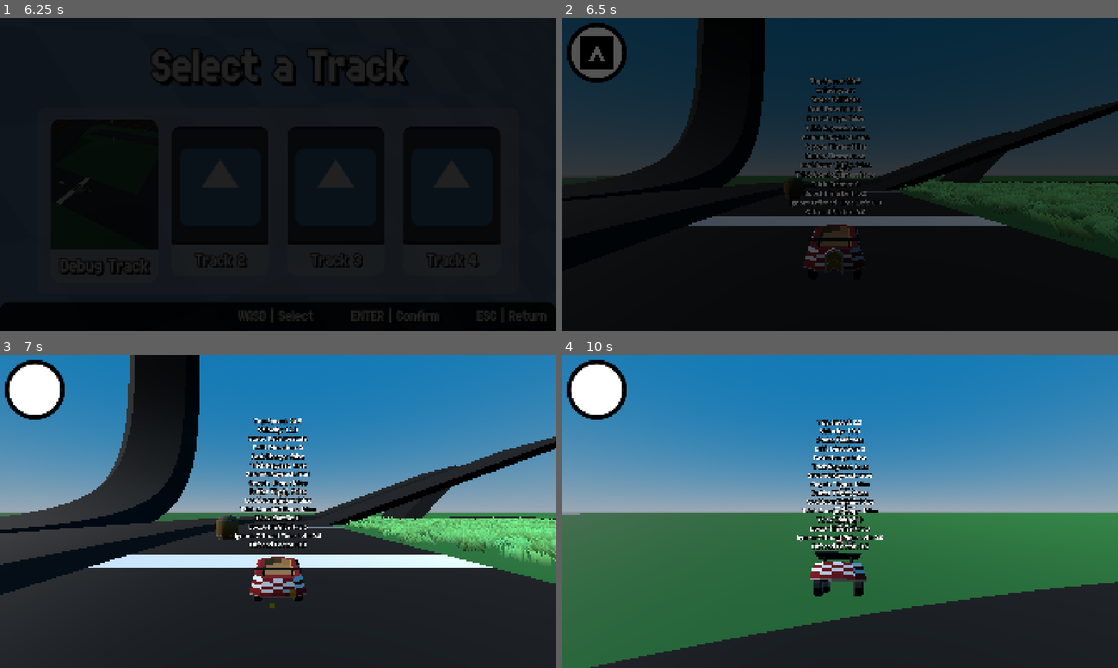
Above: before the commit, frames 1-4 (two rows, left to right).
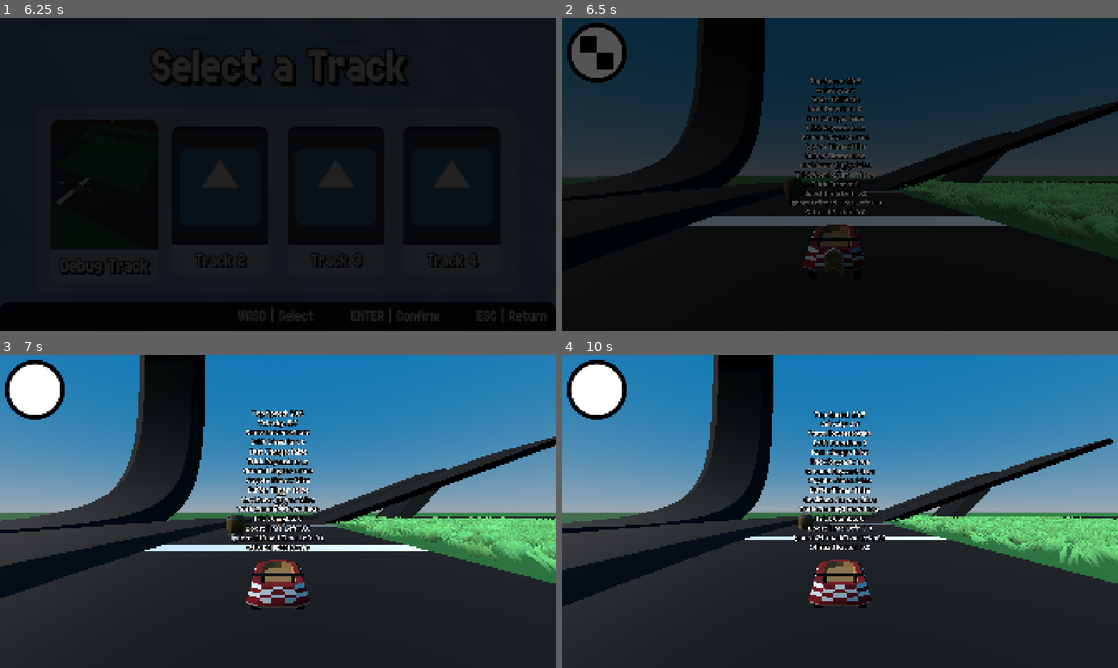
Above: after the commit, the same moments.

Repository: CISC-486-Game-Development-Project/cisc-486-game-development-project
Game: Godot game, scene res://Scenes/Menus/TitleScreen/title_screen.tscn
Two runs of this game, one before a commit and one after it. Both use one fixed random seed, a clock stepped at 60 frames per second and the inputs below. The engine's default icon, where the game draws it, is replaced by a stand-in: a white triangle on a blue panel in a dark square. Sound files missing from this copy of the repository are replaced by a short silence.
Inputs (mouse positions are in pixels of both pictures, inside the frame that each line leads up to):
- Up to frame 1 (6.25 s): tap Enter (ui_accept) at 0.5, 0.77, 4.52 s; move the mouse to (400, 158) at 0.52 s; hold D (Right) 0.53-1.25 s; tap E (Item) at 0.6, 3.05, 4.55 s; click (400, 158) at 0.67 s; drag from (166, 190) to (250, 237) at 1.27 s; click "Singleplayer" at 2 s; move the mouse to (333, 105) at 2.77 s; hold D (Right) 2.78-3.5 s; tap Left (CameraLeft) at 2.85 s; drag from (250, 237) to (111, 127) at 3.52 s; move the mouse to (444, 221) at 4.27 s; hold A (Left) 4.28-5 s; tap Up (CameraUp) at 4.35 s; drag from (111, 127) to (194, 96) at 5.02 s; click (105, 199) at 5.75 s
- Up to frame 2 (6.5 s): no input
- Up to frame 3 (7 s): move the mouse to (305, 511) at 6.52 s; hold S (Backward) from 6.53 s (still down); tap E (Item) at 6.6 s; click (305, 511) at 6.67 s
- Up to frame 4 (10 s): release S (Backward) at 7.25 s; drag from (756, 433) to (728, 527) at 7.27 s; move the mouse to (962, 495) at 8.02 s; hold W (Forward) 8.03-8.75 s; hold Shift 8.03-8.75 s; tap Enter (ui_accept) at 8.27 s; tap E (Item) at 8.3, 9.8 s; drag from (728, 527) to (812, 574) at 8.77 s; move the mouse to (895, 442) at 9.52 s; hold S (Backward) from 9.53 s (still down); tap Down (CameraDown) at 9.6 s

Frame 1 is identical in both runs. In frame 2, 0.3% of the frame differs, in the area x 3-10%, y 5-17%; in frame 3, 14%; in frame 4, 43%, in the area x 0-100%, y 0-100%.

Commit message:
Added Wall Bounce, Fixed Alignment & Barrel Bugs
Karts now bounce off walls when hitting them instead of sliding much like Mario Kart, making it easier to recovery from mistakes.

Alignment has been fixed by setting the hitbox after ready, allowing hitboxes to still be in Kart3D instead of KartModel. This is slightly less efficient but way easier to work with so if there's a way to get the hitbox onready but after the Kart3D reparents it to itself, change it to that later.

Barrel's collision being too big caused Kart to fly into the distance when boosting into it since it would hit the collision shape, now it only hits the area3d even at max speed. Maybe make this more consistent with collision layers later (ex. track on layers 1 and 2, karts on layer 1 and interactables on layer 2 since karts only need to interact with the areas of interactables)

Diff:
--- a/Components/AlignmentHandler/alignment_handler.gd
+++ b/Components/AlignmentHandler/alignment_handler.gd
@@ -1,16 +1,25 @@
 class_name AlignmentHandler
 extends Node
 
-@export var align_model: bool
-@export var align_collision: bool
+# Export Vars
+@export_group("Alignment Settings")
+@export var align_model: bool = true
+@export var align_hitbox: bool = true
+@export var align_collision: bool = true
 
+@export_group("Components")
 @export var body: Node3D
 @export var model: Node3D
 @export var collision_shape_3d: CollisionShape3D
 @export var ground_ray_cast_3d: RayCast3D
 @export var ray_length: float = 1.0
 
+# Internal Vars
+var hitbox: Hitbox
+
 func _physics_process(delta: float) -> void:
+	if align_hitbox and not hitbox:
+		hitbox = body.hitbox
 	_align_to_ground(delta)
 
 ## Called every physics frame to align the model with the angle of the ground.
@@ -36,9 +45,11 @@
 
 ## Aligns the model and/or collision to the given normal over time. Should be called every physics frame.
 func _align_to_normal(n: Vector3, delta: float) -> void:
-	if align_model:
+	if align_model and model:
 			var xform = _align_with_y(model.global_transform, n)
 			model.global_transform = model.global_transform.interpolate_with(xform, 12 * delta)
-	if align_collision:
+	if align_hitbox and hitbox:
+		hitbox.global_transform = model.global_transform
+	if align_collision and collision_shape_3d:
 		collision_shape_3d.global_transform = model.global_transform
 	_set_ray_direction(-n)
--- a/Entities/Barrel/barrel.tscn
+++ b/Entities/Barrel/barrel.tscn
@@ -110,7 +110,7 @@
 
 [sub_resource type="CylinderShape3D" id="CylinderShape3D_hbay2"]
 height = 1.65
-radius = 0.7
+radius = 0.1
 
 [sub_resource type="BoxShape3D" id="BoxShape3D_wgl67"]
 size = Vector3(1.5, 2, 1.5)
--- a/Entities/Kart3D/kart_3d.gd
+++ b/Entities/Kart3D/kart_3d.gd
@@ -23,6 +23,10 @@
 @export_custom(PROPERTY_HINT_NONE, "suffix:degrees/s") var base_air_steering_velocity: float ## Defines the base speed of mid-air steering.
 @export_custom(PROPERTY_HINT_NONE, "suffix:m") var wheel_base: float = 1.5 ## The diameter of the wheels.
 @export var drift_steering_multiplier: float = 1.5 ## The factor by which steer direction is multiplied while drifting.
+
+@export_group("Wall Bounce")
+@export var wall_bounce_strength: float = 0.6 ## The fraction of speed kept after bouncing off a wall.
+@export var wall_bounce_duration: float = 0.25 ## The number of seconds driving is overridden when bouncing off a wall.
 
 @export_group("Offroad Factors") # How much the kart will be affected by the terrain (top speed and accel.)
 @export var offroad_factor_paved: float = 0.0
@@ -82,15 +86,23 @@
 var camera_request: Vector2 ## The vector for camera movement to be set by an input_manager.
 var reverse_camera_request: bool ## Reverse camera request to be set by an input_manager.
 
+# Driving
 var steering: float ## The intensity of the current steering.
 var offroad_factor: float ## The intensity of the current offroad factor.
 var ignore_offroad_timer: float ## Determines whether speed calculations should ignore offroad currently.
 var boost_timer: float ## The time left in the current boost.
 var boost_queue: Array[Boost] ## The queue of boosts to be applied once the ground is hit.
 
+# Hitting
 var is_hit: bool ## True when the kart is hit.
 
+# Tricking
 var trick_combo_level: int ## Number of tricks currently comboed.
+
+# Wall Bouncing
+var pre_slide_velocity: Vector3 ## The velocity before move_and_slide() is called.
+var bounce_velocity: Vector3 ## The velocity of the wall bounce.
+var bounce_timer: float ## The duration of the wall bounce.
 
 #######################
 ## Process Functions ##
@@ -110,7 +122,7 @@
 		collision_shape_3d.position.y = kart.model_height / 2
 		wheels = kart.wheels
 		hitbox = kart.hitbox
-		#hitbox.reparent(self)
+		hitbox.reparent(self)
 		hitbox.on_hit.connect(hit)
 		collision_shape_3d.shape = kart.collision_shape_3d.shape
 
@@ -141,6 +153,7 @@
 	if state_machine.current_state is not HitState:
 		_handle_driving(delta)
 		_handle_steering(delta)
+	pre_slide_velocity = velocity
 	move_and_slide()
 
 	# Update Debug Label
@@ -162,9 +175,16 @@
 				set_boost(boost)
 			boost_queue.clear()
 
-	# Bounce off walls
-	if is_on_wall():
+	# Bounce off walls if on wall and not currently bouncing
+	if is_on_wall() and bounce_timer <= 0.0:
 		_wall_bump()
+
+	# If still bouncing off a wall, handle bounce instead of driving
+	if bounce_timer > 0.0:
+		bounce_timer -= delta # Decrement timer
+		bounce_velocity = lerp(bounce_velocity, Vector3.ZERO, 1 - pow(0.5, 4.0 * delta)) # Ease out of bounce
+		velocity = bounce_velocity + Vector3.UP * velocity.y # Set horizontal velocity based on bounce
+		return
 
 	# Apply drag
 	horizontal_velocity = horizontal_velocity.lerp(Vector3.ZERO, 1 - pow(0.5, roll_friction * delta))
@@ -227,7 +247,27 @@
 
 ## Bounces off walls. Should be called when wall is hit.
 func _wall_bump() -> void:
-	pass # TODO: Implement bumping off walls like MKWorld
+	# Get collision or return if no collision
+	var collision: KinematicCollision3D = get_last_slide_collision()
+	if collision == null:
+		return
+
+	# Keep the bounce horizontal so slopes/floors don't launch the kart
+	var normal: Vector3 = collision.get_normal()
+	normal.y = 0.0 # Ignore vertical component
+	if normal.is_zero_approx():
+		return # Return if normal ~= zero (no bounce)
+	normal = normal.normalized()
+
+	var incoming := Vector3(pre_slide_velocity.x, 0.0, pre_slide_velocity.z)
+
+	# Only bump if kart was actually moving into the wall
+	if incoming.dot(normal) >= 0.0:
+		return # Dot product > 0 means vectors are pointing a similar direction, not facing each other, so return
+
+	# Set bounce velocity and timer
+	bounce_velocity = incoming.bounce(normal) * wall_bounce_strength
+	bounce_timer = wall_bounce_duration
 
 ## Calculates the current offroad_factor based on terrain conditions.
 func recalculate_offroad_factor() -> void:
@@ -298,7 +338,7 @@
 		return
 
 	# Do nothing for other karts
-	elif hitter is KartModel:
+	elif hitter is Kart3D:
 		return
 
 	# Do nothing for trailed items
--- a/Entities/Kart3D/kart_3d.tscn
+++ b/Entities/Kart3D/kart_3d.tscn
@@ -4,6 +4,7 @@
 [ext_resource type="PackedScene" uid="uid://d06ii74wx6vgl" path="res://Scenes/KartModels/basic_kart.tscn" id="2_7apc5"]
 [ext_resource type="Resource" uid="uid://d2lgutyflh3o3" path="res://Resources/KartStats/default_kart.tres" id="2_q7q2k"]
 [ext_resource type="AudioStream" uid="uid://dwxcjulimx2bp" path="res://Assets/Audio/SFX/Trick/TrickSFX - Track 1.wav" id="3_7apc5"]
+[ext_resource type="Resource" uid="uid://c3un73a4jn8jp" path="res://Resources/Items/Throwables/shell.tres" id="3_0767e"]
 [ext_resource type="Script" uid="uid://t1pg06mo513h" path="res://Components/StateMachine/state_machine.gd" id="4_mehc1"]
 [ext_resource type="AudioStream" uid="uid://bsf1fcpxg2myp" path="res://Assets/Audio/SFX/Trick/TrickSFX - Track 2.wav" id="4_q7q2k"]
 [ext_resource type="AudioStream" uid="uid://p3qsv3x7sco2" path="res://Assets/Audio/SFX/Trick/TrickSFX - Track 3.wav" id="5_3khwq"]
@@ -17,7 +18,6 @@
 [ext_resource type="Script" uid="uid://t3ju34iymdl0" path="res://Components/StateMachine/States/fall_state.gd" id="9_dqsqe"]
 [ext_resource type="Script" uid="uid://b81fhm3o6wy5v" path="res://Components/ItemHandler/item_handler.gd" id="10_3khwq"]
 [ext_resource type="Script" uid="uid://bbrw2uverowic" path="res://Components/StateMachine/States/hop_state.gd" id="10_4muo4"]
-[ext_resource type="Resource" uid="uid://cpe1ww3c6snam" path="res://Resources/Items/Consumables/boost.tres" id="11_mehc1"]
 [ext_resource type="Script" uid="uid://b2lqg5xhq7se0" path="res://Components/StateMachine/States/drift_state.gd" id="11_y2xwn"]
 [ext_resource type="Script" uid="uid://bmua4qbuf0vev" path="res://Components/StateMachine/States/trick_state.gd" id="12_kwn18"]
 [ext_resource type="Script" uid="uid://daex734a4hoq0" path="res://Components/AlignmentHandler/alignment_handler.gd" id="13_mehc1"]
@@ -257,7 +257,7 @@
 
 [node name="Kart3D" type="CharacterBody3D" unique_id=32768770]
 transform = Transform3D(-4.371139e-08, 0, 1, 0, 1, 0, -1, 0, -4.371139e-08, 0, 0, 0)
-floor_max_angle = 1.5707964
+floor_max_angle = 1.2217305
 script = ExtResource("1_q7q2k")
 kart_stats = ExtResource("2_q7q2k")
 base_top_speed = 20.0
@@ -338,7 +338,7 @@
 [node name="ItemHandler" type="Node" parent="." unique_id=1682402239 node_paths=PackedStringArray("kart")]
 script = ExtResource("10_3khwq")
 kart = NodePath("..")
-debug_item = ExtResource("11_mehc1")
+debug_item = ExtResource("3_0767e")
 metadata/_custom_type_script = "uid://b81fhm3o6wy5v"
 
 [node name="GrassDisplacer" type="Node" parent="." unique_id=848599554]
@@ -347,8 +347,6 @@
 
 [node name="AlignmentHandler" type="Node" parent="." unique_id=1629223168 node_paths=PackedStringArray("body", "model", "collision_shape_3d", "ground_ray_cast_3d")]
 script = ExtResource("13_mehc1")
-align_model = true
-align_collision = true
 body = NodePath("..")
 model = NodePath("../KartModel")
 collision_shape_3d = NodePath("../CollisionShape3D")
@@ -379,7 +377,7 @@
 [node name="ToFall" type="Node" parent="MovementStateMachine/IdleState" unique_id=1885645421 node_paths=PackedStringArray("to_state")]
 script = ExtResource("6_2kwd7")
 to_state = NodePath("../../FallState")
-advance_expression = "not entity.is_on_floor()"
+advance_expression = "not entity.is_on_floor() or not entity.ground_ray_cast_3d.is_colliding()"
 metadata/_custom_type_script = "uid://l1hrvfthq543"
 
 [node name="ToHop" type="Node" parent="MovementStateMachine/IdleState" unique_id=58778121 node_paths=PackedStringArray("to_state")]
@@ -413,7 +411,7 @@
 [node name="ToFall" type="Node" parent="MovementStateMachine/DriveState" unique_id=1955009788 node_paths=PackedStringArray("to_state")]
 script = ExtResource("6_2kwd7")
 to_state = NodePath("../../FallState")
-advance_expression = "not entity.is_on_floor()"
+advance_expression = "not entity.is_on_floor() or not entity.ground_ray_cast_3d.is_colliding()"
 metadata/_custom_type_script = "uid://l1hrvfthq543"
 
 [node name="ToHop" type="Node" parent="MovementStateMachine/DriveState" unique_id=1876435733 node_paths=PackedStringArray("to_state")]
@@ -453,7 +451,7 @@
 [node name="ToFall" type="Node" parent="MovementStateMachine/ReverseState" unique_id=757413217 node_paths=PackedStringArray("to_state")]
 script = ExtResource("6_2kwd7")
 to_state = NodePath("../../FallState")
-advance_expression = "not entity.is_on_floor()"
+advance_expression = "not entity.is_on_floor() or not entity.ground_ray_cast_3d.is_colliding()"
 metadata/_custom_type_script = "uid://l1hrvfthq543"
 
 [node name="ToHop" type="Node" parent="MovementStateMachine/ReverseState" unique_id=1999332881 node_paths=PackedStringArray("to_state")]
@@ -475,13 +473,13 @@
 [node name="ToIdle" type="Node" parent="MovementStateMachine/FallState" unique_id=406735254 node_paths=PackedStringArray("to_state")]
 script = ExtResource("6_2kwd7")
 to_state = NodePath("../../IdleState")
-advance_expression = "entity.is_on_floor() and not entity.drift_request"
+advance_expression = "entity.is_on_floor() and entity.ground_ray_cast_3d.is_colliding() and not entity.drift_request"
 metadata/_custom_type_script = "uid://l1hrvfthq543"
 
 [node name="ToDrift" type="Node" parent="MovementStateMachine/FallState" unique_id=1269919806 node_paths=PackedStringArray("to_state")]
 script = ExtResource("6_2kwd7")
 to_state = NodePath("../../DriftState")
-advance_expression = "entity.is_on_floor() and entity.drift_request and entity.get_horizontal_velocity().length() >= 5"
+advance_expression = "entity.is_on_floor() and entity.ground_ray_cast_3d.is_colliding() and entity.drift_request and entity.get_horizontal_velocity().length() >= 5"
 metadata/_custom_type_script = "uid://l1hrvfthq543"
 
 [node name="ToTrick" type="Node" parent="MovementStateMachine/FallState" unique_id=1224282618 node_paths=PackedStringArray("to_state")]
